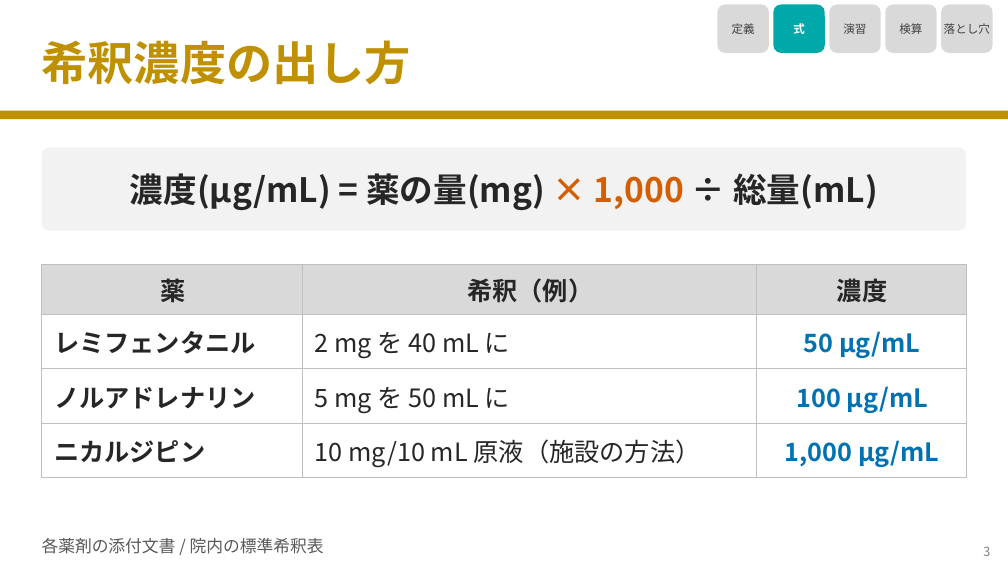
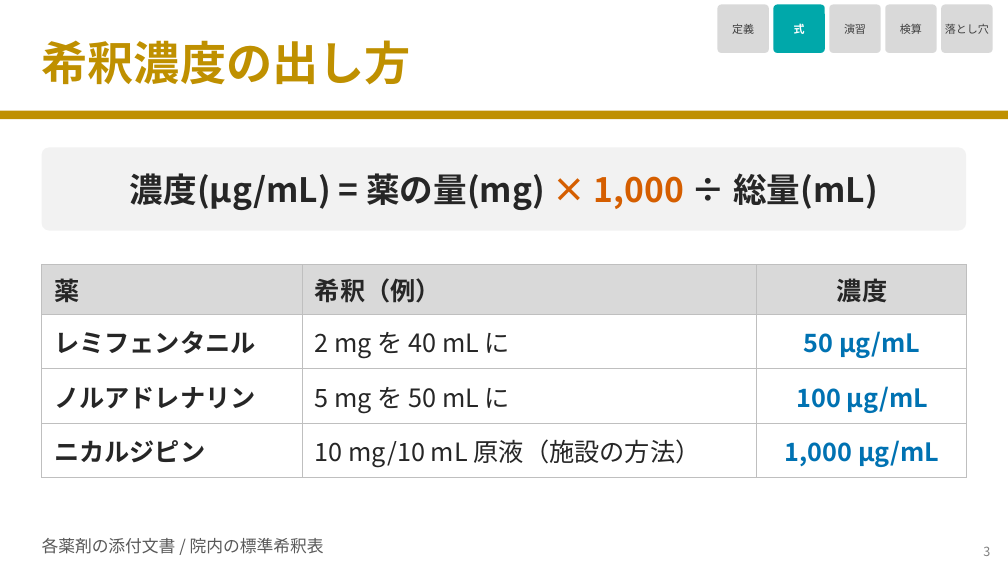
Before and after one commit to nobumitsu-3141/Anes-lecture, a slide deck: slide 4 of slides/3-10_gamma_calculation/3-10_gamma_calculation.pptx. Drawn at 1008x567 pixels with LibreOffice and Linux fonts; fonts in the diff are those of the drawing. Boxes give left, top, right and bottom in pixels: in the first picture for what was removed or moved away, otherwise in the second. Text is boxed around its words. In the diff, an @@ line names an element or a change of style, - is before the commit and + after.

```diff
--- a/slides/3-10_gamma_calculation/3-10_gamma_calculation.pptx
+++ b/slides/3-10_gamma_calculation/3-10_gamma_calculation.pptx
@@ size 11 to 10.5 pt; proportions changed in 5 elements at box(718, 5, 769, 53), box(774, 5, 825, 53), box(830, 5, 881, 53), box(885, 5, 937, 53), box(941, 5, 993, 53) @@
@@ table at box(42, 265, 966, 472) @@
@@ alignment centre to left @@
```
Also in this commit, not shown: 9 other slides changed, 3 other files.
